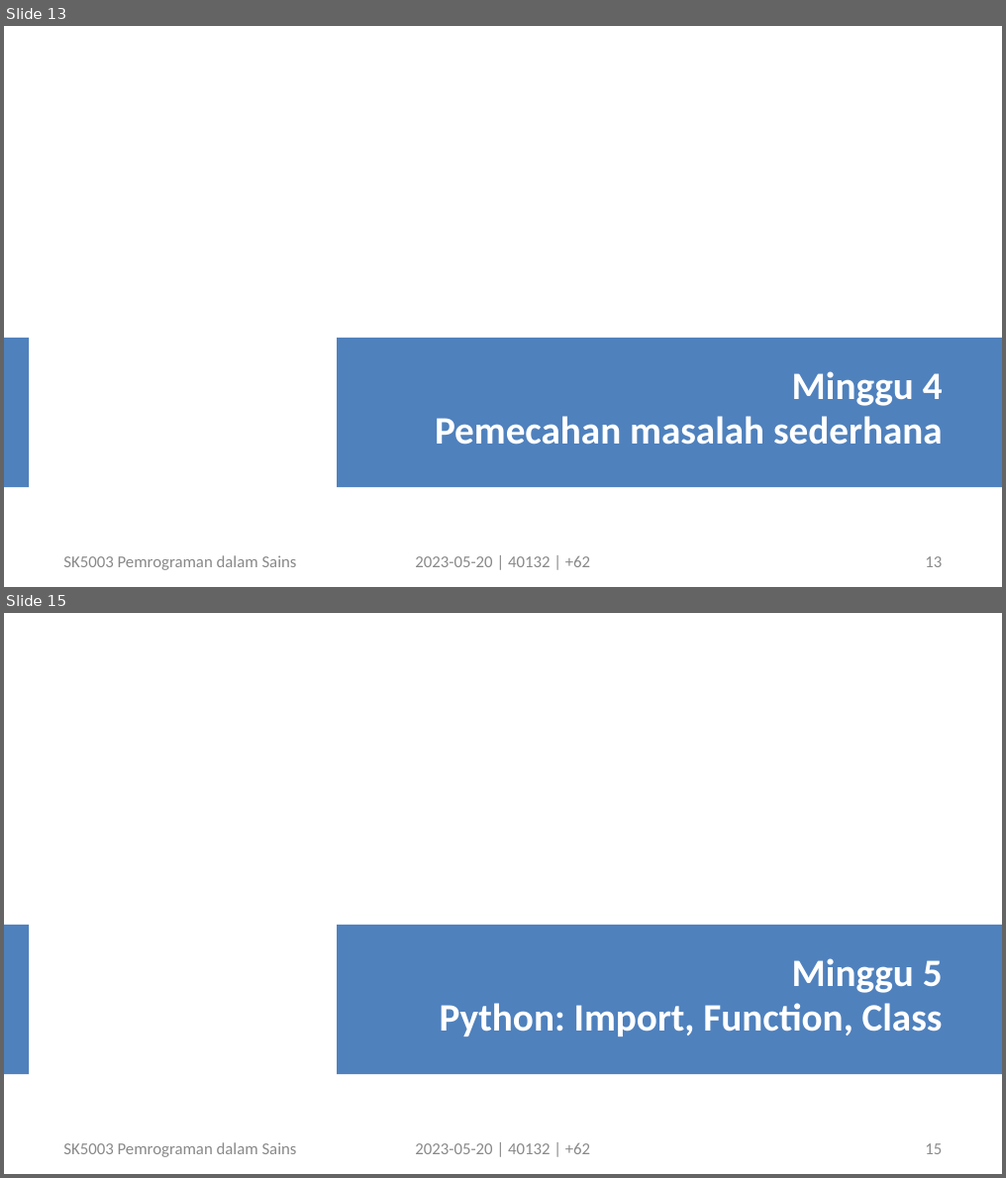
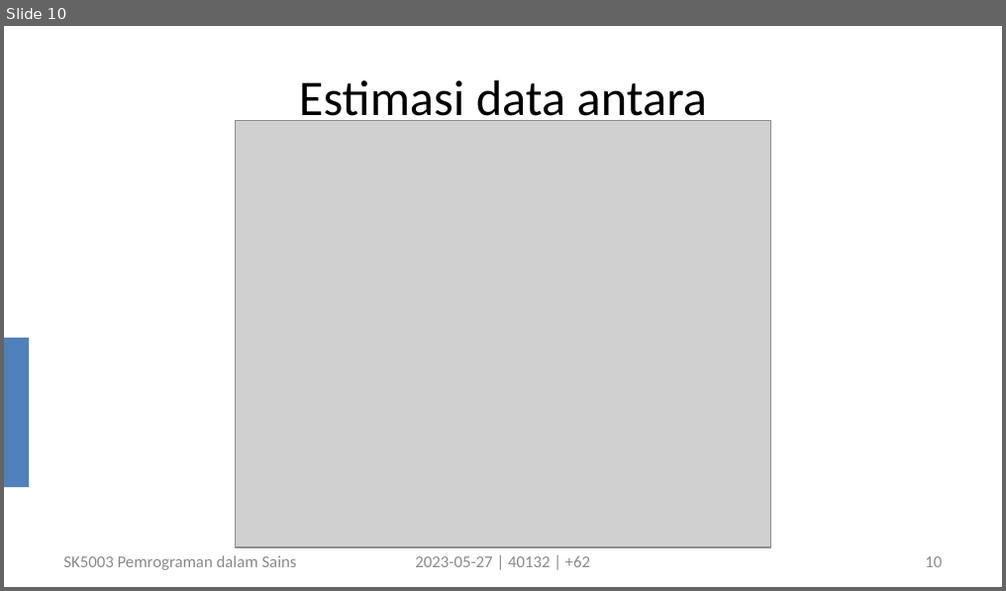
Before and after one commit to dudung/sk5003-02-2022-2, a slide deck: note/10/sk5003_w10_empirical_model_20230527_v0.pptx. Shown one above the other, each under a label of ours: slides 13 and 15 before the commit, slide 10 after it; the slides between them are not shown. The pictures are 1006x1178 and 1006x591 pixels, drawn with LibreOffice and Linux fonts; fonts in the diff are those of the drawing; grey boxes stand for pictures. Boxes give left, top, right and bottom in pixels: in the first picture for what was removed or moved away, otherwise in the second. Text is boxed around its words. In the diff, an @@ line names an element or a change of style, - is before the commit and + after.

```diff
--- a/note/10/sk5003_w10_empirical_model_20230527_v0.pptx
+++ b/note/10/sk5003_w10_empirical_model_20230527_v0.pptx
@@ slide 15 removed at [4,613,1002,1174], background #FFFFFF; not listed: 2 template elements that a slide beside it also shows @@
@@ text removed at [440,959,943,1037] @@
-Minggu 5
-Python: Import, Function, Class
@@ text removed at [63,1143,297,1157] @@
-SK5003 Pemrograman dalam Sains
@@ text removed at [415,1144,590,1155] @@
-2023-05-20 | 40132 | +62
@@ page number removed at [925,1144,942,1155] @@
-15
@@ what was slide 13 is now slide 10 @@
@@ slide 10 changed as well @@
@@ title added at [299,80,707,126], 36 pt, text #000000 @@
+Estimasi data antara
@@ picture added at [236,121,771,548] @@
@@ rectangle removed at [337,337,1002,487] @@
@@ text removed at [435,372,943,445] @@
-Minggu 4
-Pemecahan masalah sederhana
@@ text at [415,557,590,568]: text changed @@
-2023-05-20 | 40132 | +62
+2023-05-27 | 40132 | +62
@@ page number at [925,557,942,568]: text changed @@
-13
+10
```
Also in this commit, not shown: 11 other slides changed, 1 slide added, 10 other slides removed.
